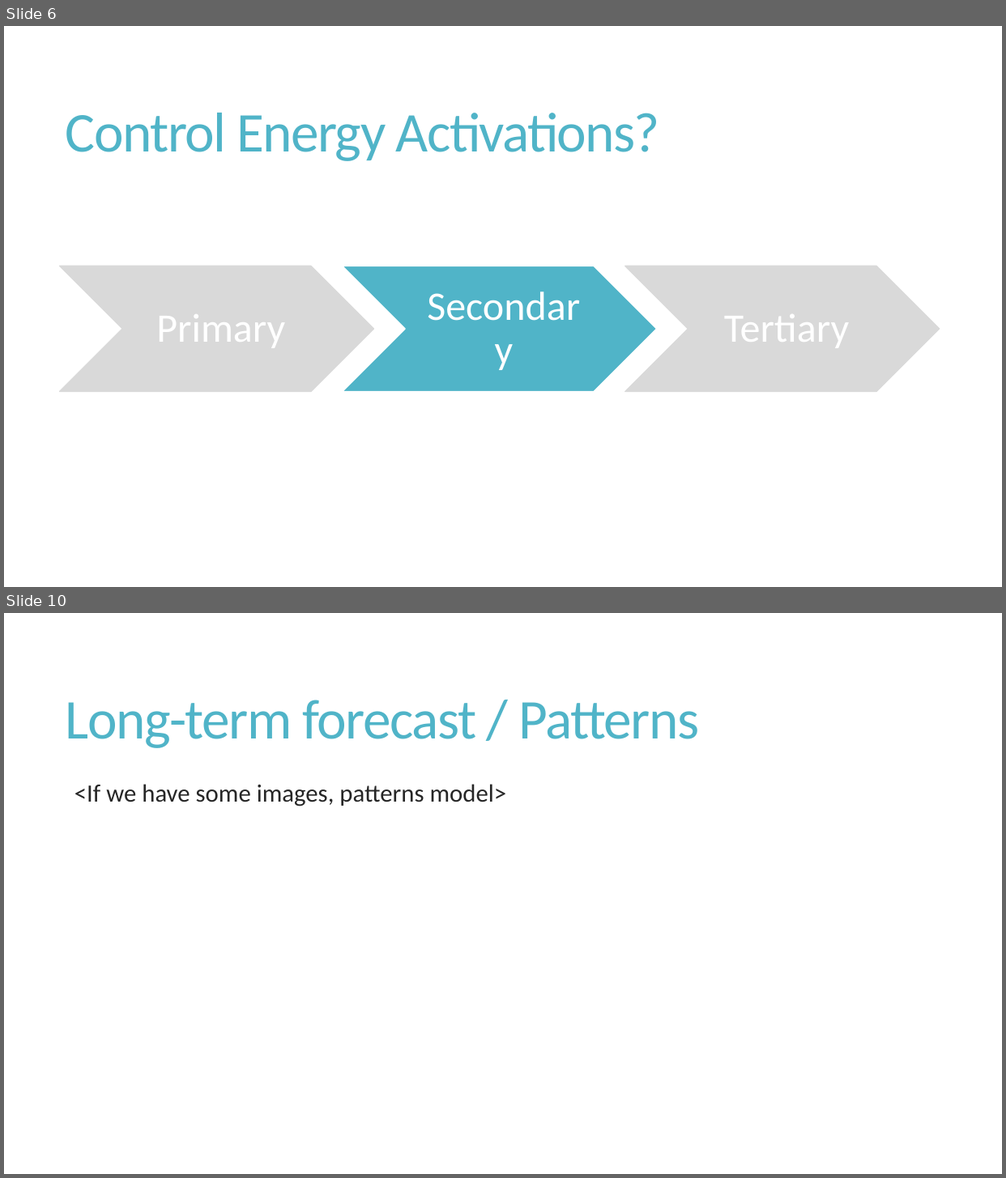
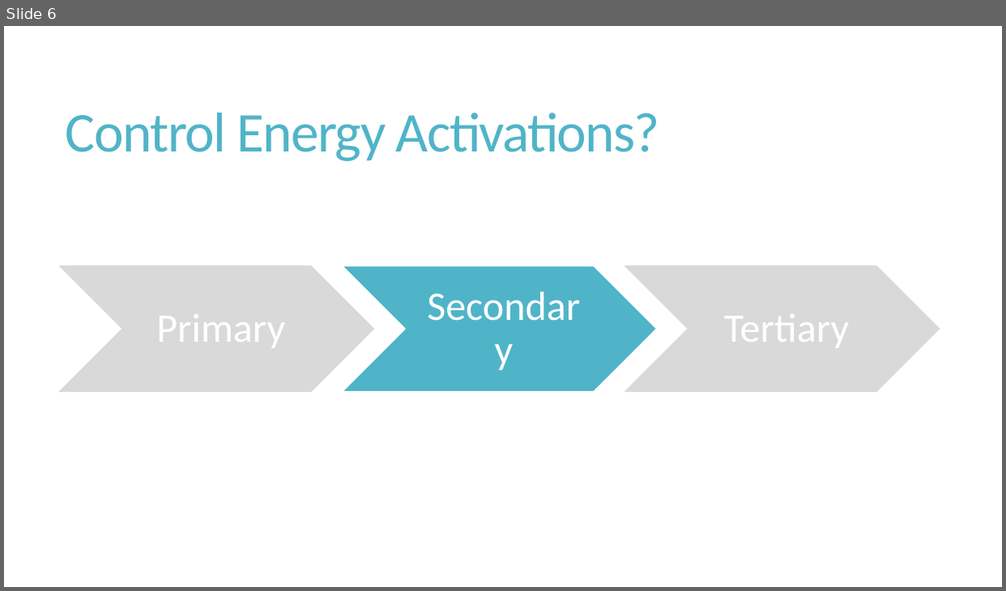
Before and after one commit to v4rp1ng/EDHD_2024_BKW_Predicting_aFRR_Volumes, a slide deck: Predicting Control Energy Volumes for Grid Stability.pptx. Shown one above the other, each under a label of ours: slides 6 and 10 before the commit, slide 6 after it; the slides between them are not shown. The pictures are 1006x1178 and 1006x591 pixels, drawn with LibreOffice and Linux fonts; fonts in the diff are those of the drawing. Boxes give left, top, right and bottom in pixels: in the first picture for what was removed or moved away, otherwise in the second. Text is boxed around its words. In the diff, an @@ line names an element or a change of style, - is before the commit and + after.

```diff
--- a/Predicting Control Energy Volumes for Grid Stability.pptx
+++ b/Predicting Control Energy Volumes for Grid Stability.pptx
@@ slide 10 removed at bbox=[4, 613, 1002, 1174], background #FFFFFF @@
@@ title removed at bbox=[66, 700, 699, 748] @@
-Long-term forecast / Patterns
@@ text removed at bbox=[74, 784, 507, 807] @@
-  <If we have some images, patterns model>
```
Also in this commit, not shown: 5 slides changed, 9 slides added, 3 other slides removed.
